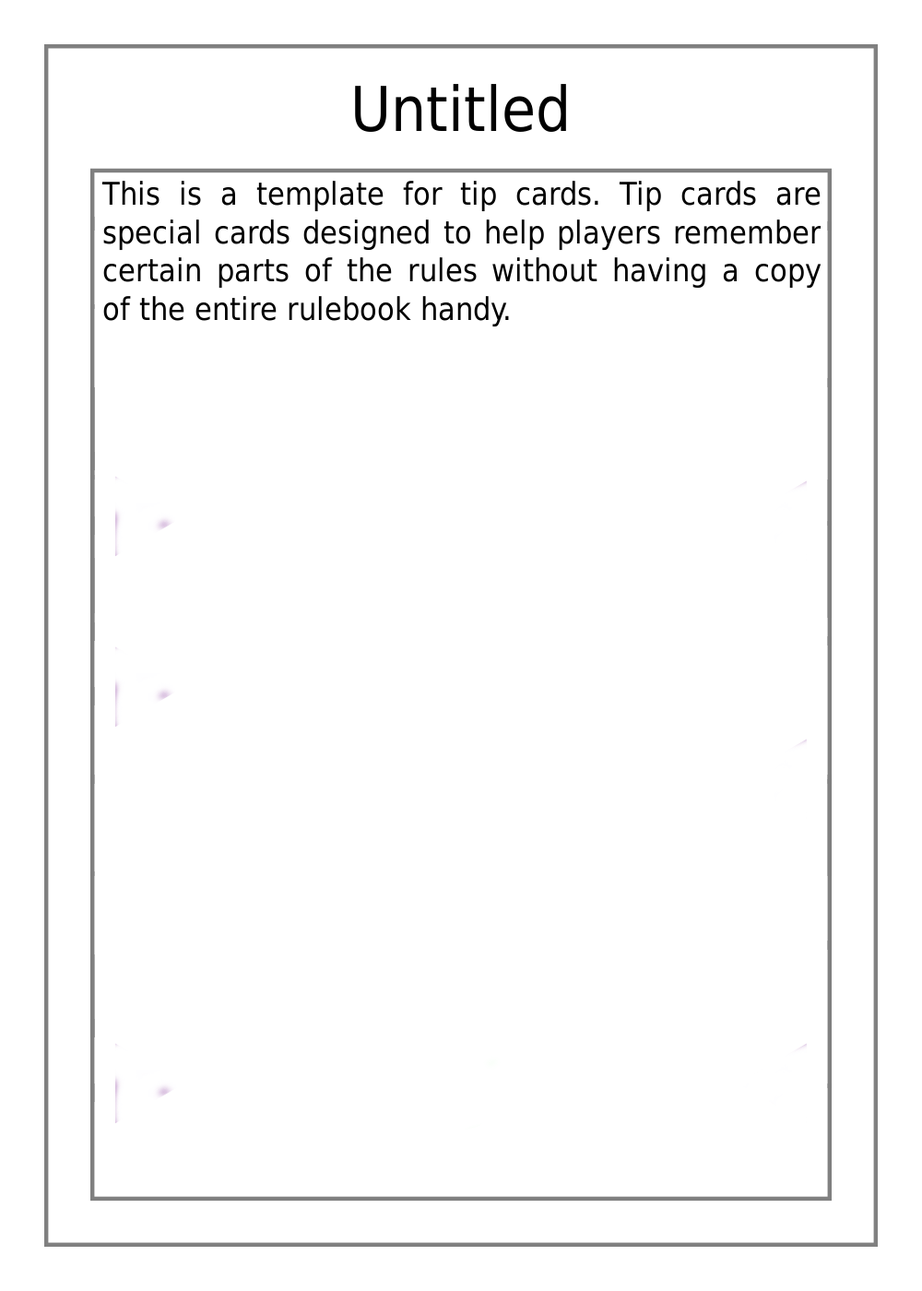
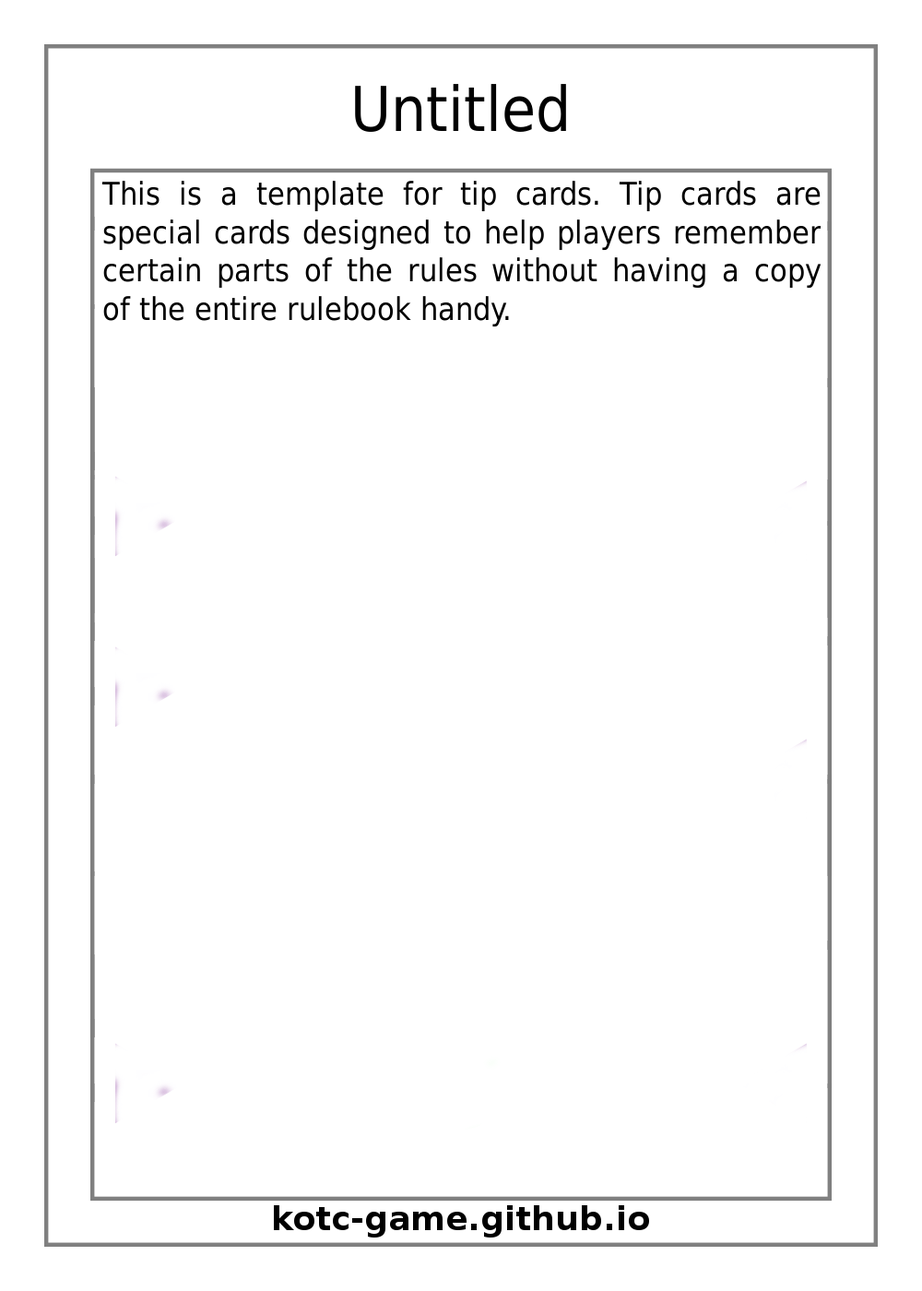
Before/after of a 922×1291 layered artwork. What changed in the layer stack:
added layer "Website Link" above "Tip Card Template" over [273, 1205, 650, 1238]
